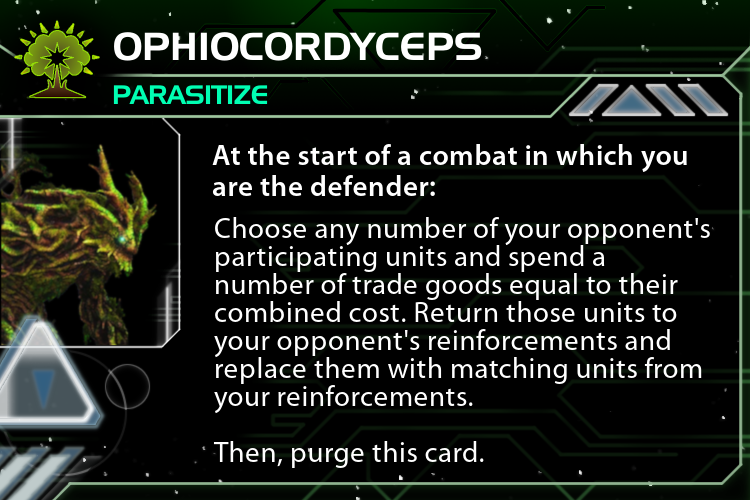
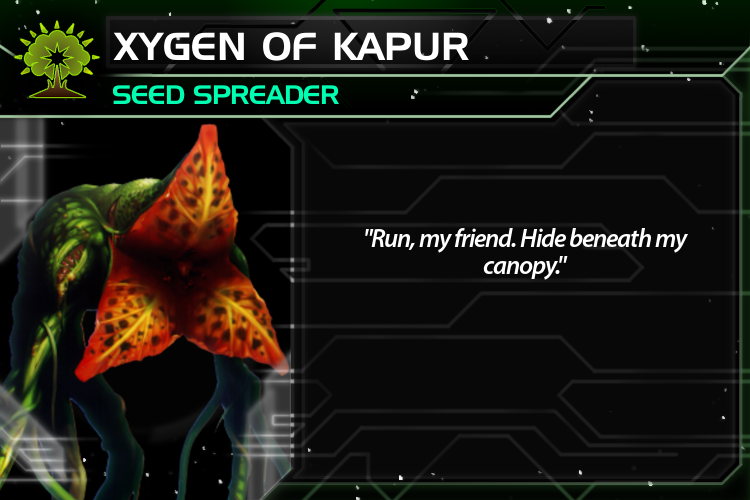
Layer changes from the first 750×500 image to the second:
showed group "Agent" (10 layers) over [112, 10, 729, 417]
showed group "Agent L" (1 layers) over [344, 228, 710, 306]
renamed "'This is just random filler te..." to "'Run, my friend. Hide beneath ...", painted on it over [344, 228, 710, 306]
hid group "Hero" (13 layers) over [113, 10, 729, 468]
hid group "Hero U" (4 layers) over [113, 32, 710, 468]
hid "whiteshit HU" over [0, 10, 750, 500]
hid "back HU" over [0, 10, 750, 500]
showed "back AL" over [0, 10, 750, 500]
showed group "potrait agent" (3 layers) over [0, 119, 335, 500]
added layer "Transformation2" in group "potrait agent" over [0, 122, 294, 500]
hid group "portrait hero small" (1 layers) over [0, 143, 158, 346]
showed "circle AL / AU / CU" over [17, 200, 265, 447]